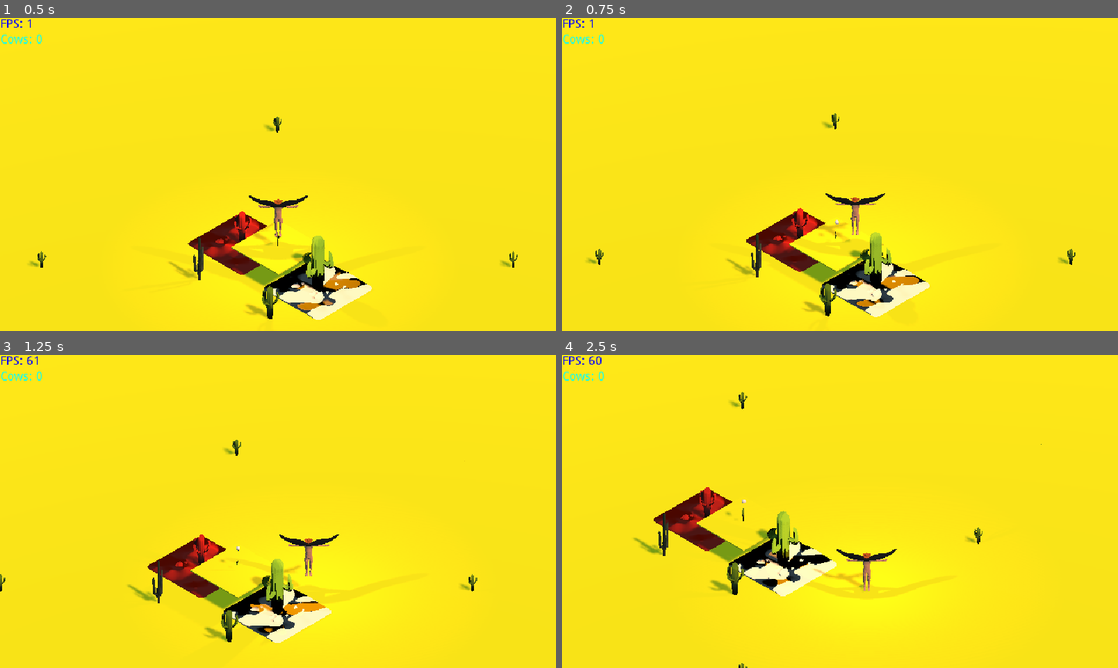
Above: before the commit, frames 1-4 (two rows, left to right).
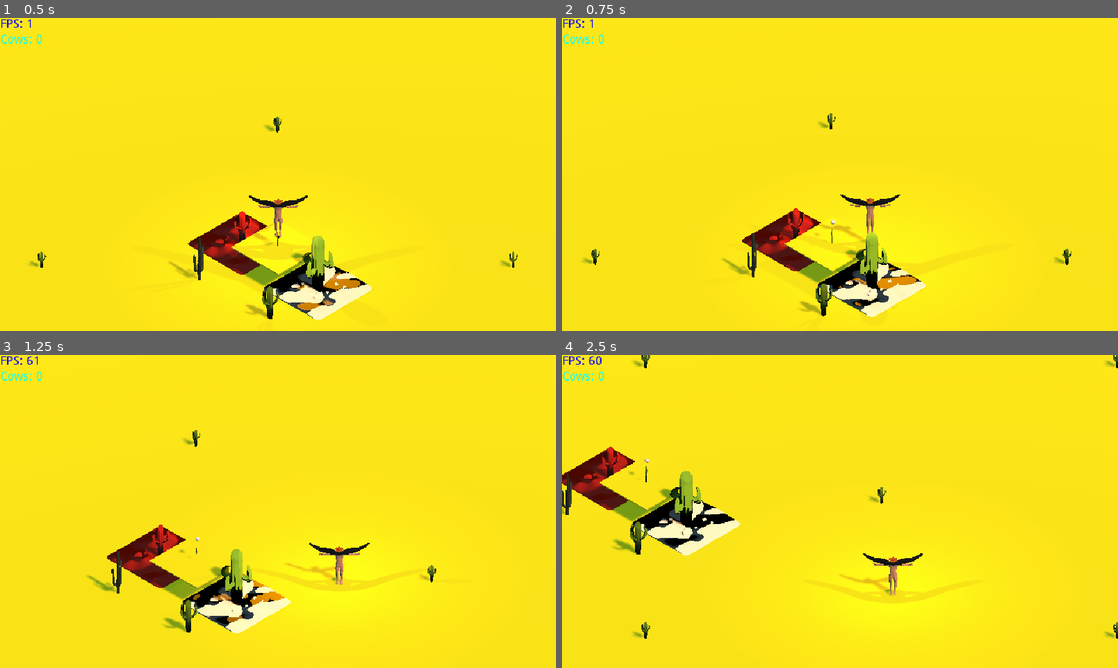
Above: after the commit, the same moments.

Repository: Wharfiggle/GRAZER
Game: Godot game, scene res://Levels/Level.tscn
Two runs of this game, one before a commit and one after it. Both use one fixed random seed, a clock stepped at 60 frames per second and the inputs below.
Inputs:
- Up to frame 1 (0.5 s): no input
- Up to frame 2 (0.75 s): hold Right (ui_right) from 0.53 s (still down); tap 9 (shoot) at 0.6 s
- Up to frame 3 (1.25 s): keep holding Right (ui_right); tap Space (jump) at 0.77 s
- Up to frame 4 (2.5 s): release Right (ui_right) at 1.28 s; hold Down (ui_down) 1.28-2.03 s; tap O (cowParty) at 1.35 s; tap Space (jump) at 1.52 s; tap 9 (shoot) at 1.55, 2.1 s; hold Right (ui_right) from 2.03 s (still down)

Frame 1 is identical in both runs. In frame 2, 3.6% of the frame differs, in the area x 3-93%, y 30-96%; in frame 3, 8.3%; in frame 4, 9.2%, in the area x 0-100%, y 0-100%.
Error before the commit: Invalid get index 'global_transform' (on base: 'null instance'). (res://Scripts/Ball.gd:84)
Error after the commit: Invalid get index 'global_transform' (on base: 'null instance'). (res://Scripts/Ball.gd:112)

Commit message:
dodge v.1

Diff:
--- a/Grazer/Prefabs/Smoke.tscn
+++ b/Grazer/Prefabs/Smoke.tscn
@@ -1,9 +1,16 @@
-[gd_scene load_steps=6 format=2]
+[gd_scene load_steps=7 format=2]
 
 [ext_resource path="res://smoke_01.png" type="Texture" id=1]
 
+[sub_resource type="Gradient" id=5]
+colors = PoolColorArray( 0, 0, 0, 1, 1, 1, 1, 0 )
+
+[sub_resource type="GradientTexture" id=6]
+gradient = SubResource( 5 )
+
 [sub_resource type="ParticlesMaterial" id=1]
 gravity = Vector3( 0, 0.2, 0 )
+color_ramp = SubResource( 6 )
 
 [sub_resource type="SpatialMaterial" id=2]
 flags_transparent = true
@@ -21,43 +28,12 @@
 material = SubResource( 2 )
 size = Vector2( 0.5, 0.5 )
 
-[sub_resource type="Animation" id=4]
-resource_name = "travel"
-length = 1.5
-tracks/0/type = "value"
-tracks/0/path = NodePath("Particles:emitting")
-tracks/0/interp = 1
-tracks/0/loop_wrap = true
-tracks/0/imported = false
-tracks/0/enabled = true
-tracks/0/keys = {
-"times": PoolRealArray( 0, 1.5 ),
-"transitions": PoolRealArray( 1, 0.659754 ),
-"update": 0,
-"values": [ true, false ]
-}
-tracks/1/type = "value"
-tracks/1/path = NodePath("Particles:translation")
-tracks/1/interp = 1
-tracks/1/loop_wrap = true
-tracks/1/imported = false
-tracks/1/enabled = true
-tracks/1/keys = {
-"times": PoolRealArray( 0, 1.5 ),
-"transitions": PoolRealArray( 1, 1 ),
-"update": 0,
-"values": [ Vector3( 0, 0, 0 ), Vector3( 0, 0, 100 ) ]
-}
-
 [node name="Smoke" type="Spatial"]
 
 [node name="Particles" type="Particles" parent="."]
-amount = 1000
-visibility_aabb = AABB( -0.25, -0.25, -1, 0.5, 0.5, 50 )
+amount = 5000
+lifetime = 0.5
+visibility_aabb = AABB( -0.25, -0.25, -0.25, 0.5, 0.5, 10 )
 local_coords = false
 process_material = SubResource( 1 )
 draw_pass_1 = SubResource( 3 )
-
-[node name="travel" type="AnimationPlayer" parent="."]
-autoplay = "travel"
-anims/travel = SubResource( 4 )
--- a/Grazer/Scripts/Ball.gd
+++ b/Grazer/Scripts/Ball.gd
@@ -9,6 +9,9 @@
 var Smoke = preload("res://Prefabs/Smoke.tscn")
 
 var velocity = Vector3(0,0,0)
+
+var Dodge = Vector3(0,0,0)
+
 const GRAVITY = 30
 const SPEED = 10
 const JUMP = 15
@@ -67,6 +70,31 @@
 	if(Input.is_action_just_pressed("debug2")):
 		follow = !follow
 
+	if(Input.is_action_just_pressed("dodge") and Input.is_action_pressed("ui_left")):
+		toAdd.x += -3
+		toAdd.z += 3
+
+	if(Input.is_action_just_pressed("dodge") and Input.is_action_pressed("ui_right")):
+		toAdd.x += 3
+		toAdd.z += -3
+
+	if(Input.is_action_just_pressed("dodge") and Input.is_action_pressed("ui_up")):
+		toAdd.x += -3
+		toAdd.z += -3
+
+	if(Input.is_action_just_pressed("dodge") and Input.is_action_pressed("ui_down")):
+		toAdd.x += 3
+		toAdd.z += 3
+
+	Dodge.x = toAdd.x
+	Dodge.z = toAdd.z
+
+
+
+
+
+
+
 
 func _physics_process(delta):
 	velocity.y -= GRAVITY * delta
@@ -76,7 +104,7 @@
 	elif(is_on_floor()):
 		velocity.y = -0.1
 
-	move_and_slide(velocity, Vector3.UP)
+	move_and_slide(velocity+Dodge, Vector3.UP)
 
 	if Input.is_action_just_pressed("shoot"):
 			var b = Bullet.instance()
@@ -84,7 +112,7 @@
 			b.transform = $Position3D.global_transform
 			b.velocity = b.transform.basis.z * b.muzzle_velocity
 			print("BangBang")
-			_emit_smoke()
+			_emit_smoke(b)
 
 func findHerdCenter() -> Vector3:
 	var herd = get_tree().get_nodes_in_group("herd")
@@ -101,8 +129,6 @@
 	print(str(loc))
 	return loc
 
-func _emit_smoke():
+func _emit_smoke(bullet):
 	var newSmoke = Smoke.instance()
-	newSmoke.transform = $smokeSpawn.global_transform
-
-	owner.add_child(newSmoke)
+	bullet.add_child(newSmoke)
